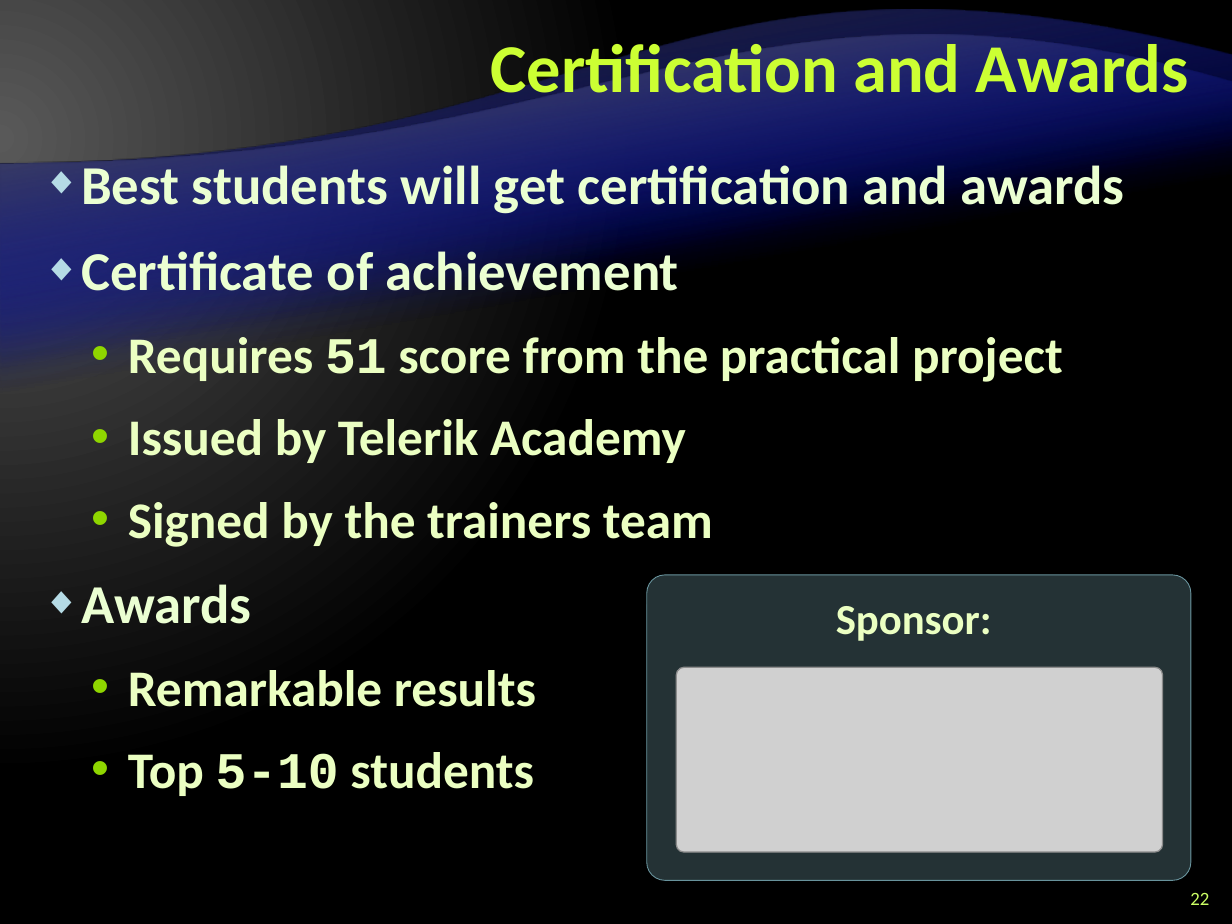
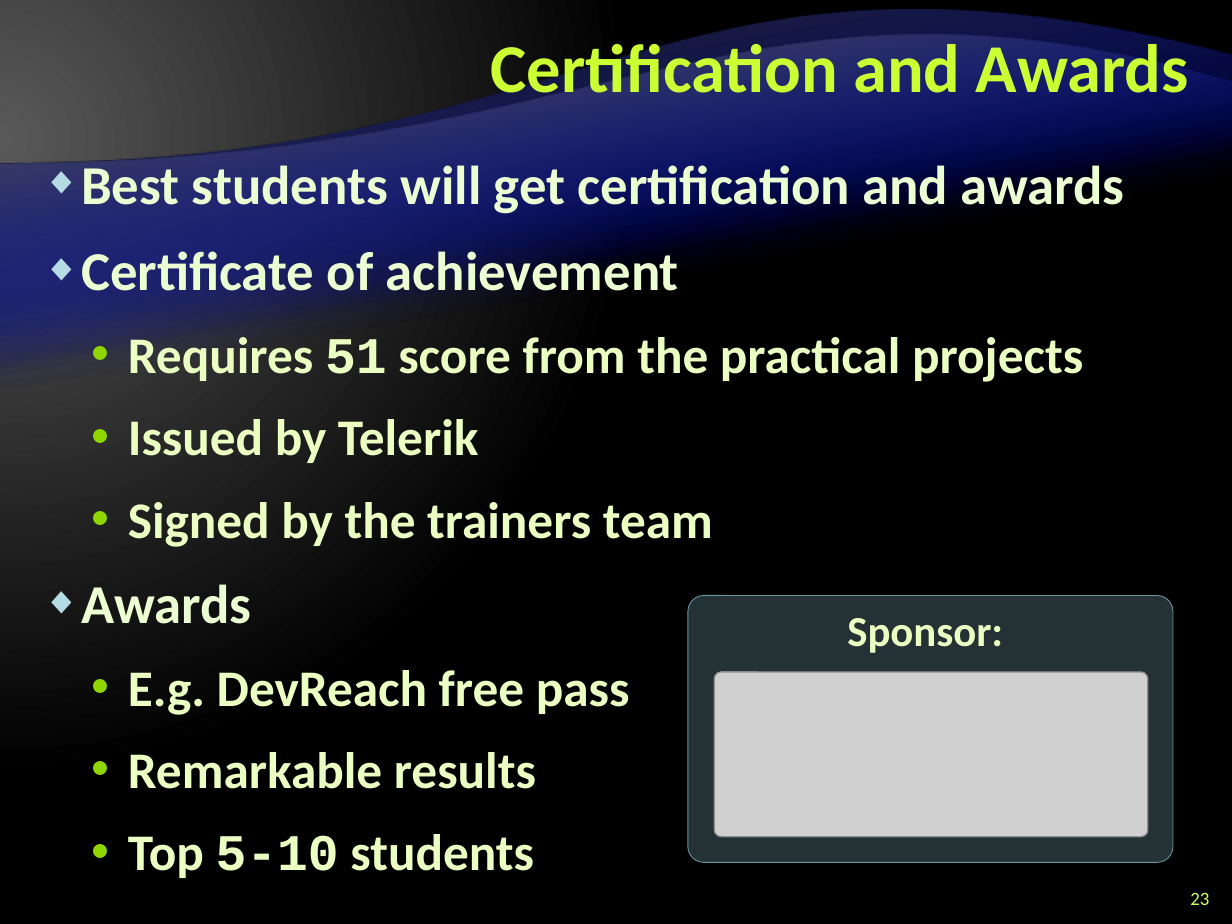
Before and after one commit to Graveheart/aspnetcourse, a slide deck: slide 23 of 2010/lectures/0. Course Introduction.pptx (slide 22 before the commit). Drawn at 1232x924 pixels with LibreOffice and Linux fonts; fonts in the diff are those of the drawing; grey boxes stand for pictures; background and template pictures are left out. Boxes give left, top, right and bottom in pixels: in the first picture for what was removed or moved away, otherwise in the second. Text is boxed around its words. In the diff, an @@ line names an element or a change of style, - is before the commit and + after.

Commit message:
Added few photos; Completed the lectures 0 and 1

```diff
--- a/2010/lectures/0. Course Introduction.pptx
+++ b/2010/lectures/0. Course Introduction.pptx
@@ text at [128, 337, 1083, 463]: text changed @@
-  • Requires 51 score from the practical project
-  • Issued by Telerik Academy
+  • Requires 51 score from the practical projects
+  • Issued by Telerik
@@ rounded rectangle: place and size @@
-rounded rectangle at [647, 575, 1191, 881]
+rounded rectangle at [687, 595, 1173, 862]
@@ text "Sponsor:": place and size @@
-text "Sponsor:" at [836, 606, 992, 641]
+text "Sponsor:" at [847, 618, 1003, 653]
@@ text at [128, 670, 630, 715]: paragraph added @@
+  • E.g. DevReach free pass
@@ picture: place and size @@
-picture at [676, 668, 1163, 853]
+picture at [715, 671, 1148, 837]
@@ page number at [1190, 893, 1209, 905]: text changed @@
-22
+23
```
Also in this commit, not shown: 12 other slides changed, 1 slide added, 4 other files.
